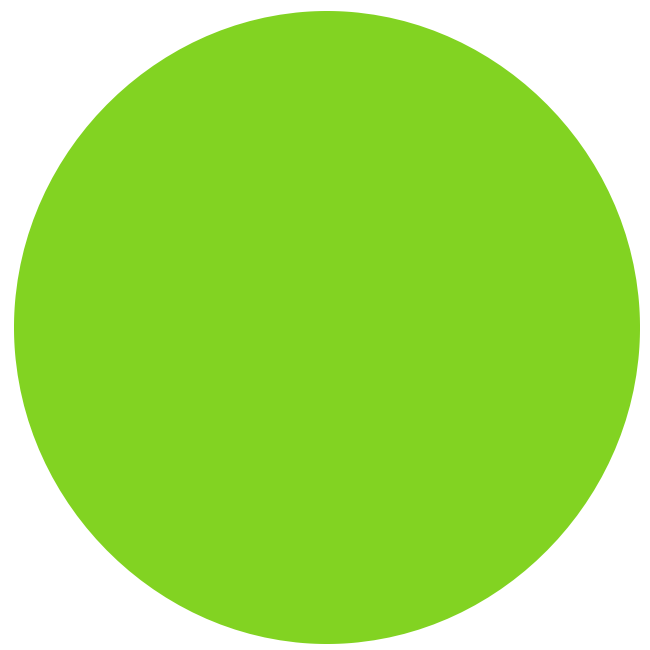
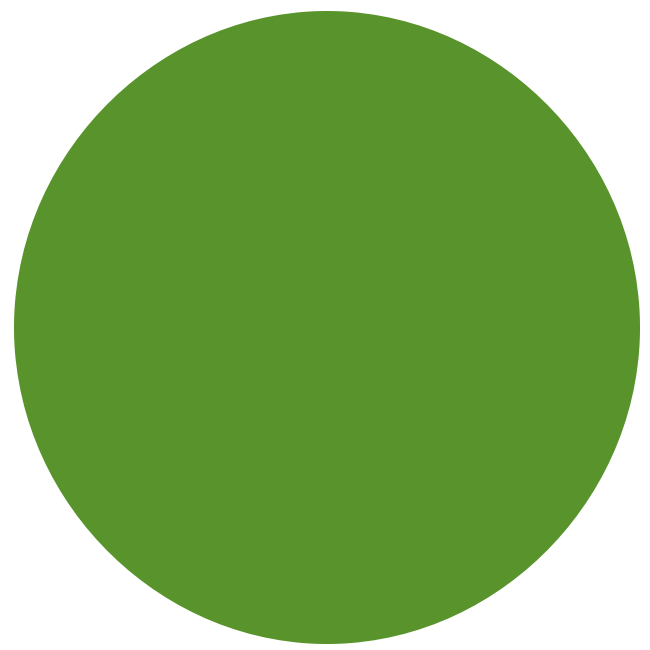
Two versions of the same layered image (650 × 650). Layer-by-layer changes:
pixels changed over [14,11,640,644] (layer not identified)
